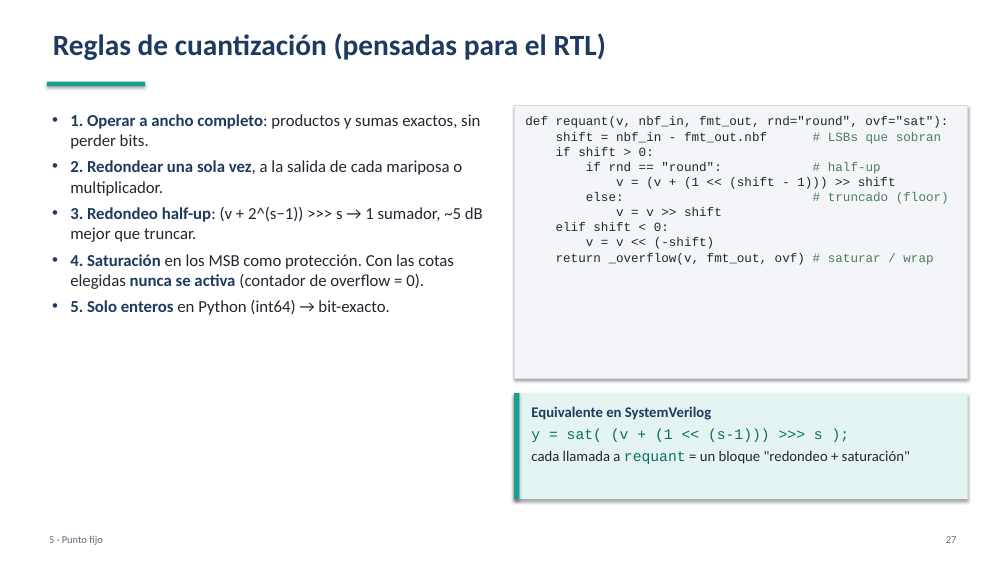
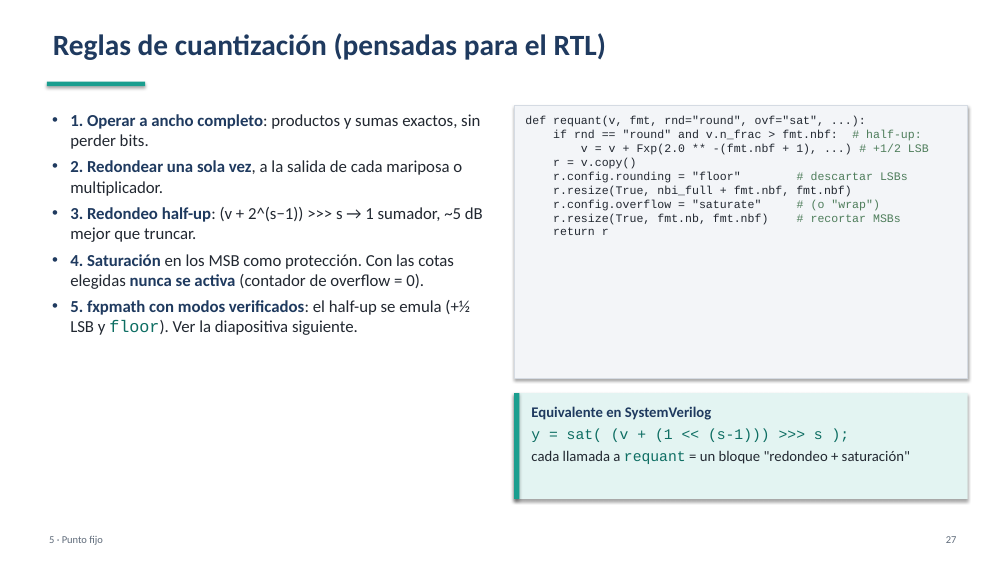
Before and after one commit to GarciaBigi/Complex_Digital_Filter, a slide deck: slide 27 of Golden_model/frec_pf/docs/golden_model_resumen.pptx. Drawn at 1008x567 pixels with LibreOffice and Linux fonts; fonts in the diff are those of the drawing. Boxes give left, top, right and bottom in pixels: in the first picture for what was removed or moved away, otherwise in the second. Text is boxed around its words. In the diff, an @@ line names an element or a change of style, - is before the commit and + after.

```diff
--- a/Golden_model/frec_pf/docs/golden_model_resumen.pptx
+++ b/Golden_model/frec_pf/docs/golden_model_resumen.pptx
@@ text in rectangle at box(525, 116, 929, 235): text changed; size 12 to 11 pt @@
-def requant(v, nbf_in, fmt_out, rnd="round", ovf="sat"):
-shift = nbf_in - fmt_out.nbf # LSBs que sobran
-if shift > 0:
-if rnd == "round": # half-up
-v = (v + (1 << (shift - 1))) >> shift
-else: # truncado (floor)
-v = v >> shift
-elif shift < 0:
-v = v << (-shift)
-return _overflow(v, fmt_out, ovf) # saturar / wrap
+def requant(v, fmt, rnd="round", ovf="sat", ...):
+if rnd == "round" and v.n_frac > fmt.nbf: # half-up:
+v = v + Fxp(2.0 ** -(fmt.nbf + 1), ...) # +1/2 LSB
+r = v.copy()
+r.config.rounding = "floor" # descartar LSBs
+r.resize(True, nbi_full + fmt.nbf, fmt.nbf)
+r.config.overflow = "saturate" # (o "wrap")
+r.resize(True, fmt.nb, fmt.nbf) # recortar MSBs
+return r
@@ text at box(70, 300, 470, 335): text changed @@
-• 5. Solo enteros en Python (int64) → bit-exacto.
+• 5. fxpmath con modos verificados: el half-up se emula (+½ LSB y floor). Ver la diapositiva siguiente.
```
Also in this commit, not shown: 18 other slides changed, 1 slide added, 7 other files.
